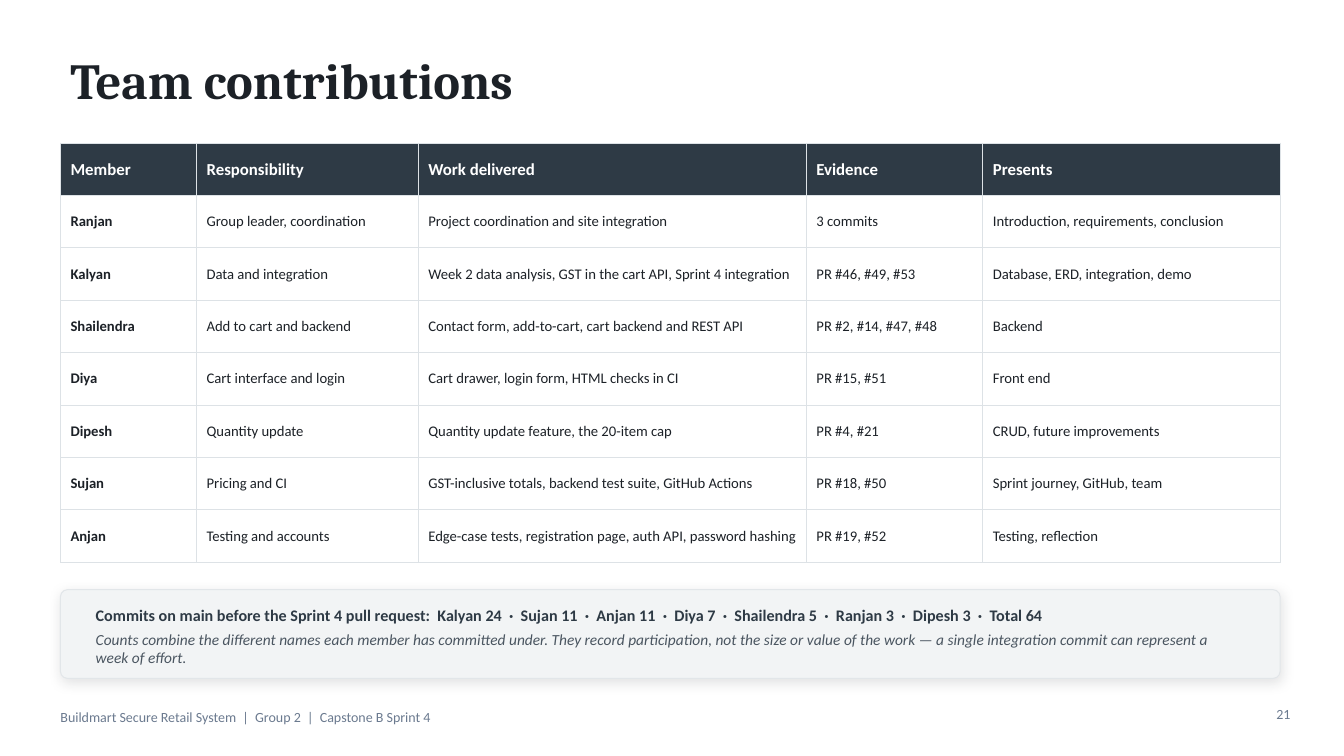
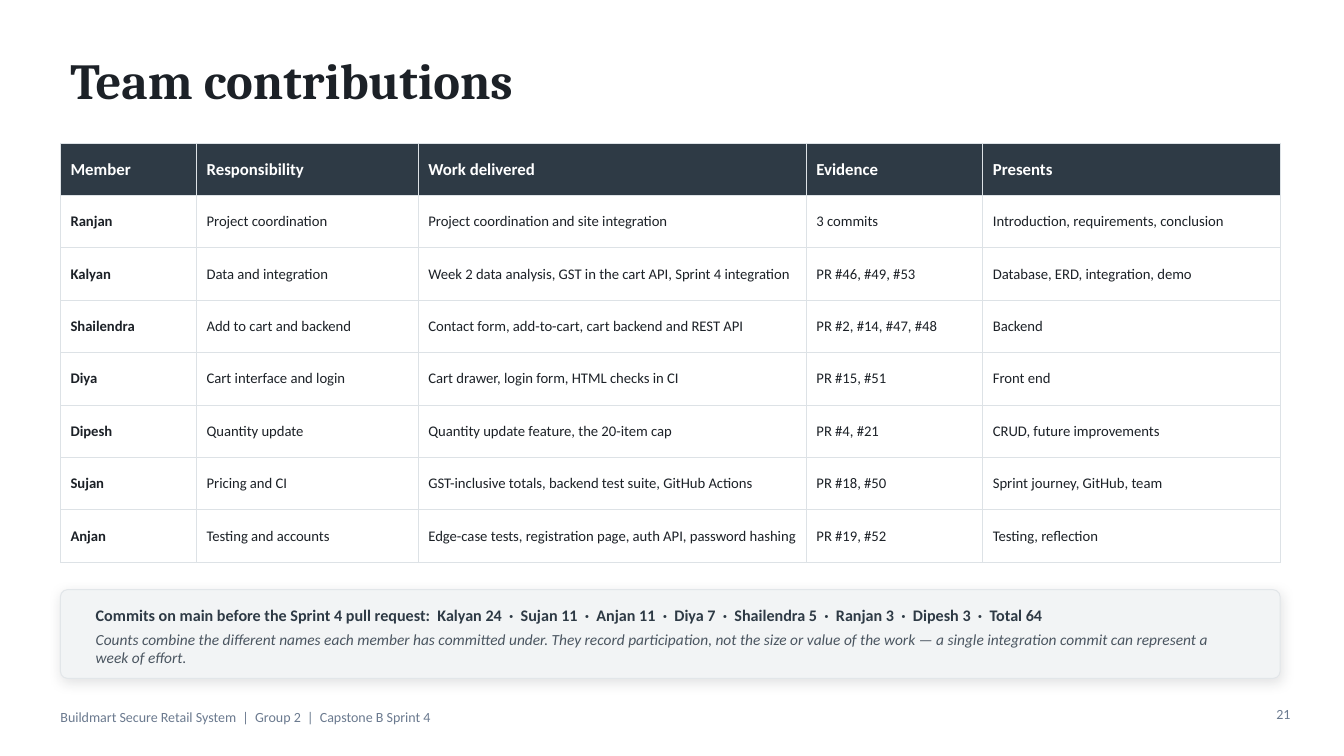
Before and after one commit to CapstoneAB/capstone_A_B, a slide deck: slide 21 of docs/sprint4/presentation/Buildmart-Sprint4-Final-Presentation.pptx. Drawn at 1344x756 pixels with LibreOffice and Linux fonts; fonts in the diff are those of the drawing. Boxes give left, top, right and bottom in pixels: in the first picture for what was removed or moved away, otherwise in the second. Text is boxed around its words. In the diff, an @@ line names an element or a change of style, - is before the commit and + after.

```diff
--- a/docs/sprint4/presentation/Buildmart-Sprint4-Final-Presentation.pptx
+++ b/docs/sprint4/presentation/Buildmart-Sprint4-Final-Presentation.pptx
@@ table at bbox=[60, 143, 1280, 548] @@
-row 2, column 2: Group leader, coordination
+row 2, column 2: Project coordination
```
Also in this commit, not shown: 1 other slide changed, 1 other file.
